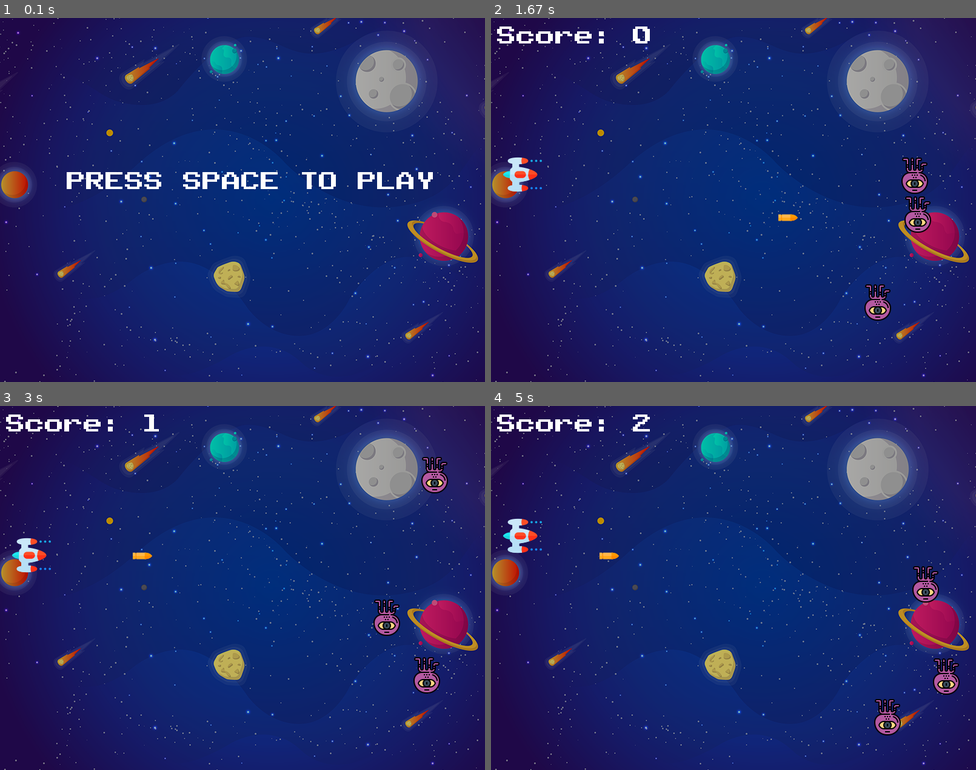
Above: before the commit, frames 1-4 (two rows, left to right).
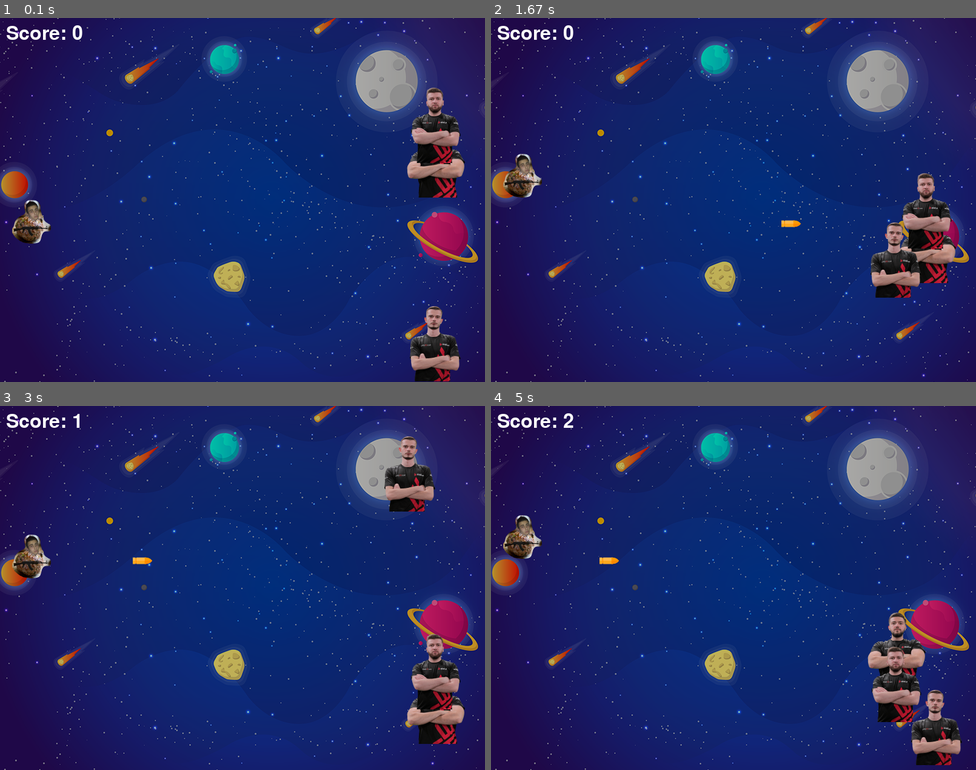
Above: after the commit, the same moments.

Repository: TOTOOOOOO/pyGame
Game: pygame game, started from main.py
The game is run twice, just before and just after one commit, with the same random seed, the same clock (stepped at 60 frames per second) and the same inputs.
Inputs:
- Up to frame 1 (0.1 s): no input
- Up to frame 2 (1.67 s): hold Space 0.33-0.8 s; hold Up 0.33-0.8 s; hold Up 0.83-1.3 s; tap Space at 0.9, 1.2, 1.4 s; hold Down 1.33-1.63 s
- Up to frame 3 (3 s): hold Up 1.67-2.03 s; tap Space at 1.73, 2.13, 2.53, 2.87 s; hold Down 2.07-2.43 s; hold Up 2.47-2.77 s; hold Down from 2.8 s (still down)
- Up to frame 4 (5 s): release Down at 3.1 s; hold Up 3.13-3.5 s; tap Space at 3.2, 3.6, 4, 4.33, 4.67 s; hold Down 3.53-3.9 s; hold Up 3.93-4.23 s; hold Down 4.27-4.57 s; hold Up 4.6-4.97 s

The runs differ from the first frame. In frame 1, 5.9% of the frame differs, in the area x 1-96%, y 2-100%; in frame 2, 5.5%; in frame 3, 5.7%; in frame 4, 6.0%, in the area x 1-98%, y 2-99%.

Commit message:
resources

Diff:
--- a/andrejica.py
+++ /dev/null
@@ -1,182 +0,0 @@
-import pygame
-import random
-import math
-
-from pygame import mixer
-
-pygame.init()
-
-
-screen = pygame.display.set_mode((800,600))
-
-pygame.display.set_caption("cuftalica peek")
-icon = pygame.image.load('space.png')
-background = pygame.image.load('background.png')
-
-
-#background music
-mixer.music.load('background.wav')
-mixer.music.play(-1)
-
-pygame.display.set_icon(icon)
-
-
-# score text
-score_value = 0
-font = pygame.font.Font('freesansbold.ttf' ,32)
-textX = 10
-textY = 10
-
-#game over text
-over_font = pygame.font.Font('freesansbold.ttf', 128)
-
-
-def game_over(x,y):
-    over_text = over_font.render("GAME OVER", True, (255,255,255))
-    screen.blit(over_text, (x,y))
-
-def show_score(x,y):
-    score = font.render("Score: " + str(score_value), True,(255,255,255))
-    screen.blit(score,(x,y))
-
-#player
-playerImg = pygame.image.load('andrejica.png')
-playerX = 20
-playerY = 300
-vel = 2
-
-enemyImg = []
-enemyX = []
-enemyY = []
-enemy_xchange = []
-enemy_ychange = []
-num_of_enemies = 3
-enemy_size = 128
-
-igraci = []
-igraci.append('flatro1.png')
-igraci.append('sinopsi1.png')
-igraci.append('rigon1.png')
-
-
-for i in range(num_of_enemies):
-
-    print(igraci[i])
-    enemyImg.append(pygame.image.load(igraci[i]))
-    enemyX.append(random.randint(650,800-enemy_size))
-    enemyY.append(random.randint(0,600-enemy_size))
-    enemy_xchange.append(50)
-    enemy_ychange.append(1.5)
-
-
-bulletImg = pygame.image.load('bullet.png')
-bulletX = 20
-bulletY = 300
-bullet_xchange = 5
-bullet_state = "ready"
-
-run = True
-
-def player(x,y):
-    screen.blit(playerImg, (x,y))
-
-def enemy(x,y, i):
-    screen.blit(enemyImg[i],(x,y))
-
-def fire_bullet(x,y):
-    global bullet_state
-    bullet_state = "fire"
-    screen.blit(bulletImg,(x+64,y + 25))
-
-
-def isCollision(enemyX, enemyY, bulletX, bulletY, i):
-    if enemyImg[i].get_rect(x = enemyX, y= enemyY).colliderect(bulletImg.get_rect(x = bulletX, y = bulletY)):
-        return True
-    return False
-
-    #drugi nacin za collision
-    # distance = math.sqrt((math.pow(enemyX - bulletX, 2)) + (math.pow(enemyY - bulletY, 2)))
-    # if distance < 27:
-    #     return True
-    # return False
-
-while run:
-
-    #background
-    screen.fill((0,0,0))
-    screen.blit(background,(0,0))
-
-    for event in pygame.event.get():
-        if event.type == pygame.QUIT:
-            run = False
-
-    keys = pygame.key.get_pressed()
-
-    if keys[pygame.K_UP]:
-        playerY -= vel
-        if playerY  < 0:
-            playerY = 0
-    if keys[pygame.K_DOWN]:
-        playerY += vel
-        if playerY >= 600 - 72:
-            playerY = 600 - 72
-
-    if keys[pygame.K_SPACE] and bullet_state == "ready":
-        bullet_sound = mixer.Sound('laser.wav')
-        bullet_sound.play()
-        bulletY = playerY
-        fire_bullet(bulletX,bulletY)
-
-    #granice za enemy i collision za enemy
-
-    for i in range(num_of_enemies):
-
-        # game over
-
-        if enemyX[i] < 100:
-            for j in range(num_of_enemies):
-                enemyX[j] = 2000
-
-            game_over()
-            break
-
-        enemyY[i] += enemy_ychange[i]
-
-        if enemyY[i] <= 0:
-            enemy_ychange[i] = 1.5
-            enemyX[i] -= enemy_xchange[i]
-
-        elif enemyY[i] >= 600-enemy_size:
-            enemy_ychange[i] = -1.5
-            enemyX[i] -= enemy_xchange[i]
-
-        collision = isCollision(enemyX[i],enemyY[i], bulletX, bulletY, i)
-        if collision:
-
-            #sound for collision
-            # explosion_sound = mixer.Sound('explosion.wav')
-            # explosion_sound.play()
-            bulletX = 20
-            bullet_state = "ready"
-            score_value +=1
-            enemyX[i] = random.randint(650,800-enemy_size)
-            enemyY[i] = random.randint(0,600 - enemy_size)
-
-        enemy(enemyX[i], enemyY[i],i)
-
-
-    #bullet movement
-    if bulletX >= 800 - 32:
-        bulletX = 20
-        bullet_state = "ready"
-
-    if bullet_state == "fire":
-        fire_bullet(bulletX,bulletY)
-        bulletX += bullet_xchange
-
-
-    player(playerX,playerY)
-    show_score(textX,textY)
-    pygame.display.update()
-
-pygame.quit()
--- a/main.py
+++ b/main.py
@@ -9,13 +9,13 @@
 
 screen = pygame.display.set_mode((800,600))
 
-pygame.display.set_caption("cuftalica peek")
-icon = pygame.image.load('space.png')
-background = pygame.image.load('background.png')
+pygame.display.set_caption("pyGame")
+icon = pygame.image.load('resources/space.png')
+background = pygame.image.load('resources/background.png')
 
 
 #background music
-mixer.music.load('background.wav')
+mixer.music.load('resources/background.wav')
 mixer.music.play(-1)
 
 pygame.display.set_icon(icon)
@@ -23,41 +23,24 @@
 
 # score text
 score_value = 0
-font = pygame.font.Font('customFont.ttf' ,32)
+font = pygame.font.Font('freesansbold.ttf' ,32)
 textX = 10
 textY = 10
 
 #game over text
-over_font = pygame.font.Font('customFont.ttf', 64)
-over_font1 = pygame.font.Font('customFont.ttf',16)
+over_font = pygame.font.Font('freesansbold.ttf', 128)
 
-def game_over():
 
-    run = True
-    while run:
-        over_text = over_font.render("GAME OVER", True, (255,255,255))
-        over_text1 = over_font1.render("PRESS ANY KEY TO RESTART", True,(255,255,255))
-        screen.blit(over_text, (125,250))
-        screen.blit(over_text1,(220,350))
-
-        for event in pygame.event.get():
-            if event.type == pygame.QUIT:
-                pygame.quit()
-
-        keys = pygame.key.get_pressed()
-        if keys[pygame.K_ESCAPE]:
-            pygame.quit()
-
-        player(playerX,playerY)
-        show_score(textX,textY)
-        pygame.display.update()
+def game_over(x,y):
+    over_text = over_font.render("GAME OVER", True, (255,255,255))
+    screen.blit(over_text, (x,y))
 
 def show_score(x,y):
     score = font.render("Score: " + str(score_value), True,(255,255,255))
     screen.blit(score,(x,y))
 
 #player
-playerImg = pygame.image.load('space.png')
+playerImg = pygame.image.load('resources/andrejica.png')
 playerX = 20
 playerY = 300
 vel = 2
@@ -68,16 +51,17 @@
 enemy_xchange = []
 enemy_ychange = []
 num_of_enemies = 3
-enemy_size = 64
+enemy_size = 128
 
 igraci = []
-igraci.append('alien.png')
-igraci.append('alien.png')
-igraci.append('alien.png')
+igraci.append('resources/flatro1.png')
+igraci.append('resources/sinopsi1.png')
+igraci.append('resources/rigon1.png')
 
 
 for i in range(num_of_enemies):
 
+    print(igraci[i])
     enemyImg.append(pygame.image.load(igraci[i]))
     enemyX.append(random.randint(650,800-enemy_size))
     enemyY.append(random.randint(0,600-enemy_size))
@@ -85,7 +69,7 @@
     enemy_ychange.append(1.5)
 
 
-bulletImg = pygame.image.load('bullet.png')
+bulletImg = pygame.image.load('resources/bullet.png')
 bulletX = 20
 bulletY = 300
 bullet_xchange = 5
@@ -102,7 +86,7 @@
 def fire_bullet(x,y):
     global bullet_state
     bullet_state = "fire"
-    screen.blit(bulletImg,(x+64,y + 15))
+    screen.blit(bulletImg,(x+64,y + 25))
 
 
 def isCollision(enemyX, enemyY, bulletX, bulletY, i):
@@ -116,36 +100,10 @@
     #     return True
     # return False
 
-
-def mainMenu():
-
-    pom = True
-    while pom:
-        screen.fill("black")
-        screen.blit(background,(0,0))
-
-        tekst = font.render("PRESS SPACE TO PLAY", True, (255,255,255))
-        screen.blit(tekst,(110,250))
-        for event in pygame.event.get():
-            if event.type == pygame.QUIT:
-                pygame.quit()
-
-        keys = pygame.key.get_pressed()
-
-        if keys[pygame.K_ESCAPE]:
-            pygame.quit()
-        if keys[pygame.K_SPACE]:
-            pom = False;
-
-        pygame.display.update()
-
-
-mainMenu()
-#glavna petlja
 while run:
 
     #background
-    screen.fill("black")
+    screen.fill((0,0,0))
     screen.blit(background,(0,0))
 
     for event in pygame.event.get():
@@ -153,9 +111,6 @@
             run = False
 
     keys = pygame.key.get_pressed()
-
-    if keys[pygame.K_ESCAPE]:
-        pygame.quit()
 
     if keys[pygame.K_UP]:
         playerY -= vel
@@ -167,7 +122,7 @@
             playerY = 600 - 72
 
     if keys[pygame.K_SPACE] and bullet_state == "ready":
-        bullet_sound = mixer.Sound('laser.wav')
+        bullet_sound = mixer.Sound('resources/laser.wav')
         bullet_sound.play()
         bulletY = playerY
         fire_bullet(bulletX,bulletY)
@@ -178,15 +133,12 @@
 
         # game over
 
-        if enemyX[i] < 500:
+        if enemyX[i] < 100:
             for j in range(num_of_enemies):
-                enemyX[j] = -100
+                enemyX[j] = 2000
 
             game_over()
             break
-
-
-        #kretnja protivnika
 
         enemyY[i] += enemy_ychange[i]
 
@@ -197,9 +149,6 @@
         elif enemyY[i] >= 600-enemy_size:
             enemy_ychange[i] = -1.5
             enemyX[i] -= enemy_xchange[i]
-
-
-        #kolizija
 
         collision = isCollision(enemyX[i],enemyY[i], bulletX, bulletY, i)
         if collision:
Renamed: alien.png -> resources/alien.png
Renamed: andrejica.png -> resources/andrejica.png
Renamed: background.png -> resources/background.png
Renamed: bg.jpg -> resources/bg.jpg
Renamed: bullet.png -> resources/bullet.png
Renamed: customFont.ttf -> resources/customFont.ttf
Renamed: flatro.png -> resources/flatro.png
Renamed: flatro1.png -> resources/flatro1.png
Renamed: rigon.webp -> resources/rigon.webp
Renamed: rigon1.png -> resources/rigon1.png
Renamed: sinopsi.webp -> resources/sinopsi.webp
Renamed: sinopsi1.png -> resources/sinopsi1.png
(and 4 more such lines)
